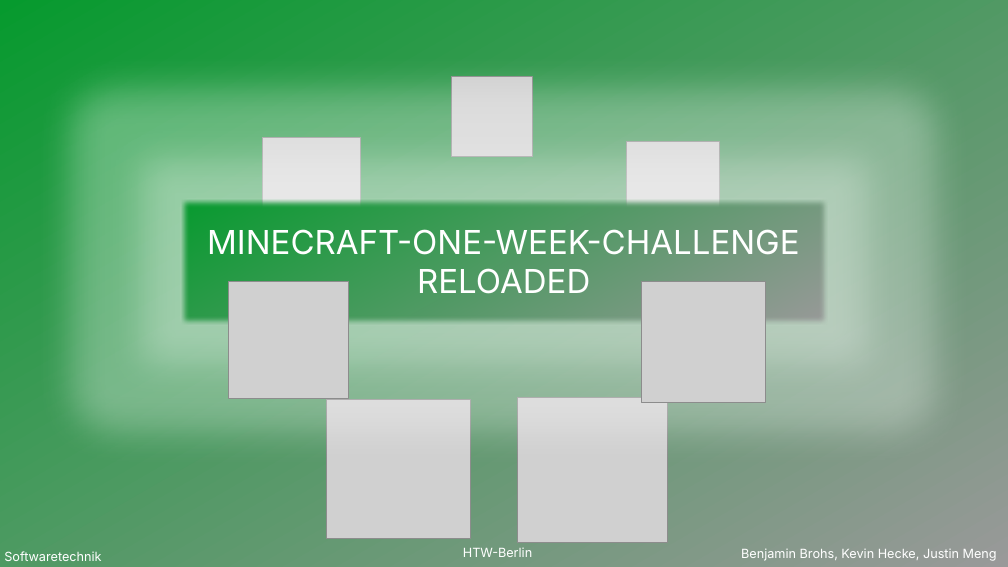
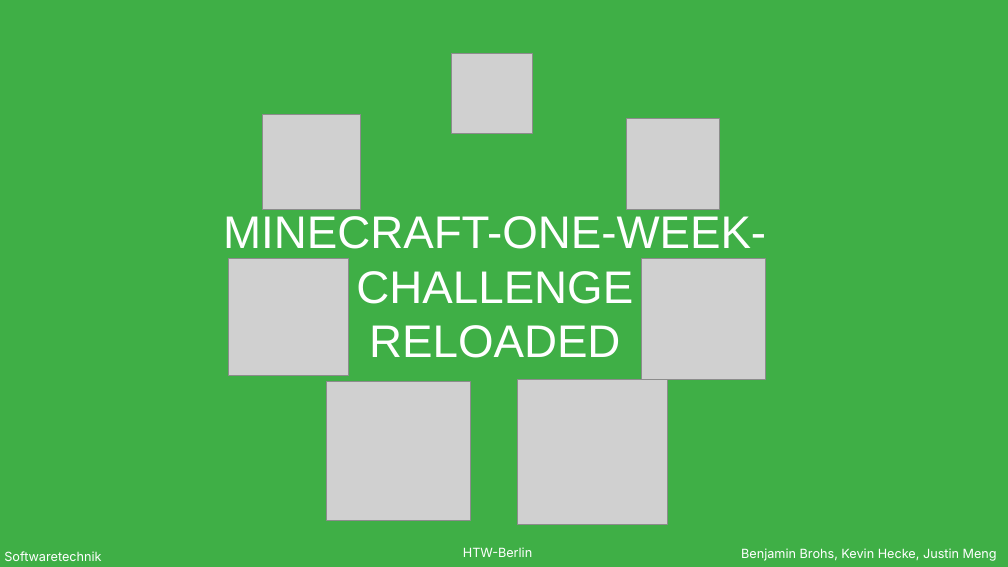
Before and after one commit to lasiv/MineCraft-One-Week-Challenge, a slide deck: slide 1 of präsi/pres.odp. Drawn at 1008x567 pixels with LibreOffice and Linux fonts; fonts in the diff are those of the drawing; grey boxes stand for pictures. Boxes give left, top, right and bottom in pixels: in the first picture for what was removed or moved away, otherwise in the second. Text is boxed around its words. In the diff, an @@ line names an element or a change of style, - is before the commit and + after.

```diff
--- a/präsi/pres.odp
+++ b/präsi/pres.odp
@@ background gradient #069A2E to #999999 to #3FAF46 @@
@@ text "MINECRAFT-ONE-WEEK-CHALLENGE RELOADED": place and size @@
-text "MINECRAFT-ONE-WEEK-CHALLENGE RELOADED" at (180, 198, 829, 325)
+text "MINECRAFT-ONE-WEEK-CHALLENGE RELOADED" at (223, 216, 766, 358)
@@ text "MINECRAFT-ONE-WEEK-CHALLENGE RELOADED" at (223, 216, 766, 358): size 26 to 36 pt, font Inter to Arial; vertical alignment middle to top; fill gradient #069A2E to #999999 to none; outline #FFFFFF 0.99 pt to none @@
@@ 5 pictures: place and size @@
-5 pictures at (228, 77, 767, 402)
+5 pictures at (228, 54, 767, 380)
@@ picture: place and size @@
-picture at (327, 400, 470, 539)
+picture at (327, 381, 470, 520)
@@ picture: place and size @@
-picture at (518, 397, 668, 542)
+picture at (518, 380, 668, 525)
```
Also in this commit, not shown: 9 other slides changed.
